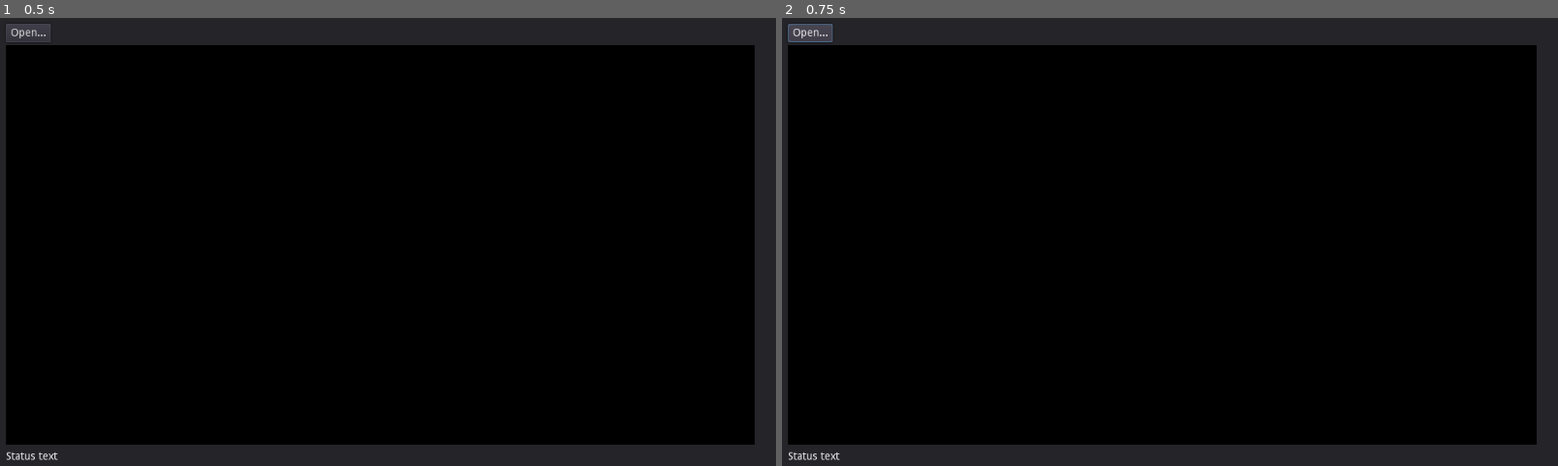
Above: before the commit, frames 1-2 (left to right).
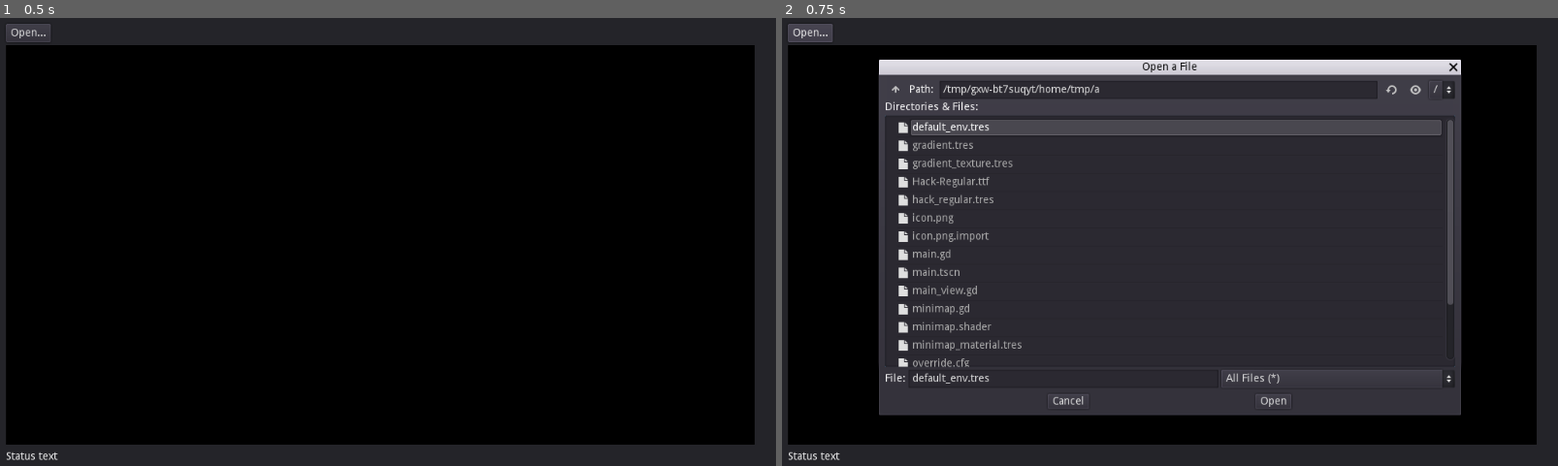
Above: after the commit, the same moments.

Repository: Zylann/hex_viewer
Game: Godot game, scene res://main.tscn
The game is run twice, just before and just after one commit, with the same random seed, the same clock (stepped at 60 frames per second) and the same inputs.
Inputs:
- Up to frame 1 (0.5 s): no input
- Up to frame 2 (0.75 s): click "Open..." at 0.5 s

Frame 1 is identical in both runs. In frame 2, 60% of the frame differs, in the area x 0-88%, y 1-89%.
Error in both runs: Division By Zero in operator '/'. (res://minimap.gd:83)

Commit message:
Open file dialog

Diff:
--- a/main.gd
+++ b/main.gd
@@ -9,16 +9,22 @@
 class BufferWrapper:
 	var buffer = PoolByteArray()
 
-var _colors = []
-var _images = []
 var _wrapped_buffer = BufferWrapper.new()
+var _open_dialog = null
 
 
 func _ready():
 	_text_view.set_wrapped_buffer(_wrapped_buffer)
-	for i in 256:
-		var col = gradient.interpolate(i / 256.0)
-		_colors.append(col)
+
+	var base_control = self
+
+	_open_dialog = FileDialog.new()
+	_open_dialog.mode = FileDialog.MODE_OPEN_FILE
+	_open_dialog.access = FileDialog.ACCESS_FILESYSTEM
+	_open_dialog.connect("file_selected", self, "_on_OpenDialog_file_selected")
+	base_control.add_child(_open_dialog)
+
+	# TEST
 	#open_file("D:/PROJETS/INFO/GODOT/Plugins/HTerrain/hterrain/addons/zylann.hterrain/hterrain.gd")
 	#open_file("D:/PROJETS/INFO/GODOT/Games/HexViewer/main.gd")
 	open_file("D:/PROJETS/INFO/GODOT/bin/Godot_v3.1-stable_win64.exe")
@@ -32,9 +38,18 @@
 	if err != OK:
 		printerr("Could not open ", fpath)
 		return null
+	OS.set_window_title(str(fpath, " - Hex Viewer"))
 	var flen = f.get_len()
 	var buffer = f.get_buffer(flen)
 	f.close()
 	_wrapped_buffer.buffer = buffer
 	_minimap.update_textures(buffer)
 	_text_view.update()
+
+
+func _on_OpenButton_pressed():
+	_open_dialog.popup_centered_ratio()
+
+
+func _on_OpenDialog_file_selected(fpath):
+	open_file(fpath)
--- a/main.tscn
+++ b/main.tscn
@@ -27,7 +27,7 @@
 margin_bottom = 24.0
 rect_min_size = Vector2( 0, 24 )
 
-[node name="Button" type="Button" parent="VBoxContainer/MenuBar"]
+[node name="OpenButton" type="Button" parent="VBoxContainer/MenuBar"]
 margin_right = 59.0
 margin_bottom = 24.0
 text = "Open..."
@@ -82,5 +82,6 @@
 margin_right = 68.0
 margin_bottom = 19.0
 text = "Status text"
+[connection signal="pressed" from="VBoxContainer/MenuBar/OpenButton" to="." method="_on_OpenButton_pressed"]
 [connection signal="ask_scroll" from="VBoxContainer/Main/Minimap" to="VBoxContainer/Main" method="_on_Minimap_ask_scroll"]
 [connection signal="draw" from="VBoxContainer/Main/Minimap/Overlay" to="VBoxContainer/Main/Minimap" method="_on_Overlay_draw"]
